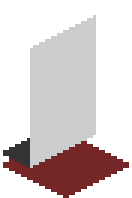
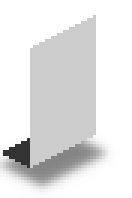
The second (132, 198) image is a revision of the first. Changes to its layers:
added layer "Shadow copy" (60%) above "Bottom" over <box>0,135,120,198</box>
hid "Bottom" over <box>3,135,129,198</box>
